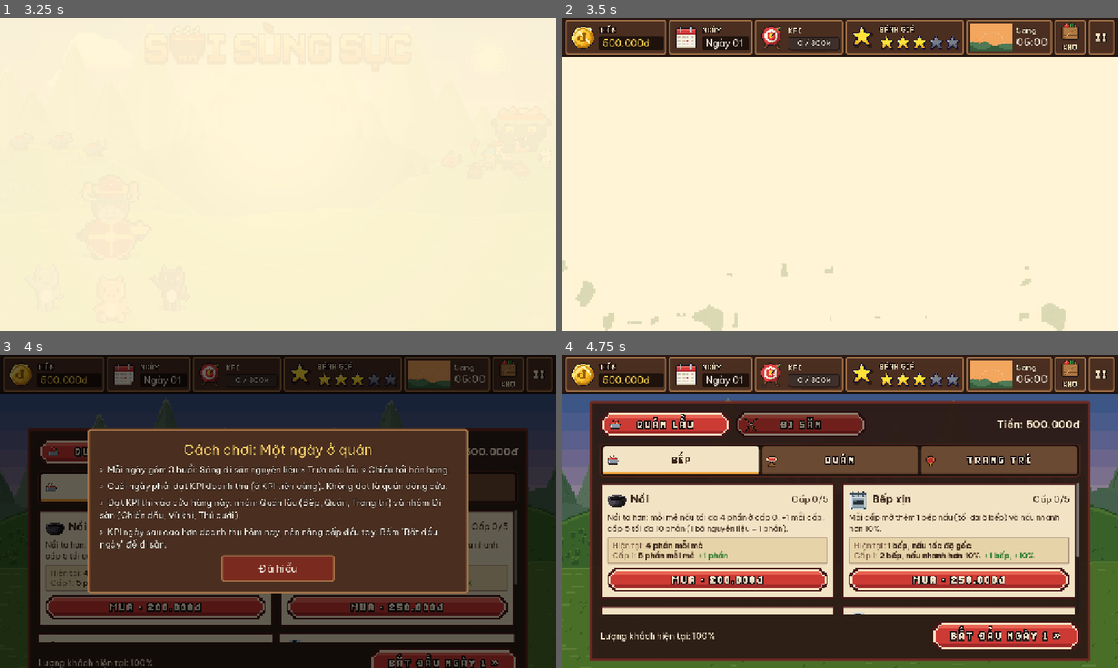
Above: before the commit, frames 1-4 (two rows, left to right).
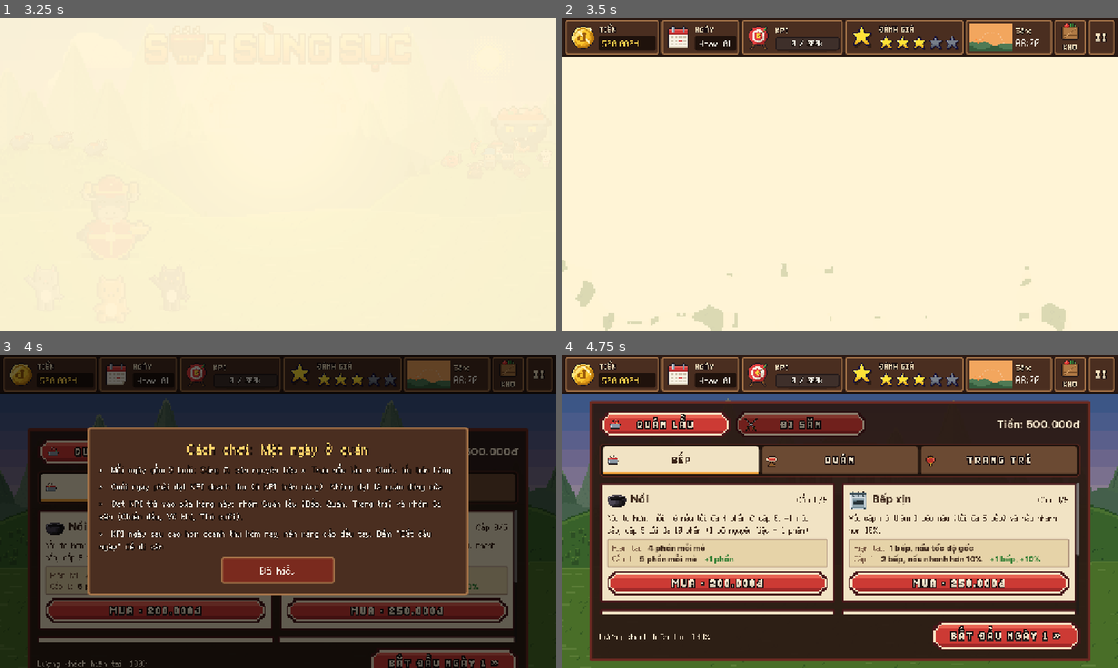
Above: after the commit, the same moments.

Repository: Znoywho/HotPot_SUNSUT
Game: Godot game, scene res://scenes/main_menu/main_menu.tscn
Two runs of this game, one before a commit and one after it. Both use one fixed random seed, a clock stepped at 60 frames per second and the inputs below.
Inputs (mouse positions are in pixels of both pictures, inside the frame that each line leads up to):
- Up to frame 1 (3.25 s): click "CHƠI MỚI" at 0.5 s; tap Enter at 1.25 s; move the mouse to (400, 158) at 1.27 s; click (400, 158) at 1.42 s; drag from (166, 190) to (250, 237) at 2.02 s; move the mouse to (333, 105) at 2.77 s; click (333, 105) at 2.92 s
- Up to frame 2 (3.5 s): no input
- Up to frame 3 (4 s): click "!" at 3.5 s
- Up to frame 4 (4.75 s): click "Đã hiểu" at 4.25 s

Frame 1 is identical in both runs. In frame 2, 1.9% of the frame differs, in the area x 6-88%, y 0-12%; in frame 3, 14%, in the area x 6-93%, y 0-100%; in frame 4, 14%.

Commit message:
Font mặc định đổi sang Ark Pixel 12px (đủ tiếng Việt, 50 KB)

Diff:
--- a/project.godot
+++ b/project.godot
@@ -33,7 +33,7 @@
 
 [gui]
 
-theme/custom_font="res://assets/fonts/BeVietnamPro-Regular.ttf"
+theme/custom_font="res://assets/fonts/ArkPixel12-Vietnamese.ttf"
 
 [rendering]
 
Binary file added: assets/fonts/ArkPixel12-Vietnamese.ttf
Not shown, added: assets/fonts/ArkPixel12-Vietnamese.ttf.import
Not shown, added: assets/fonts/OFL-ArkPixel.txt
Not shown, changed: CREDITS.md
